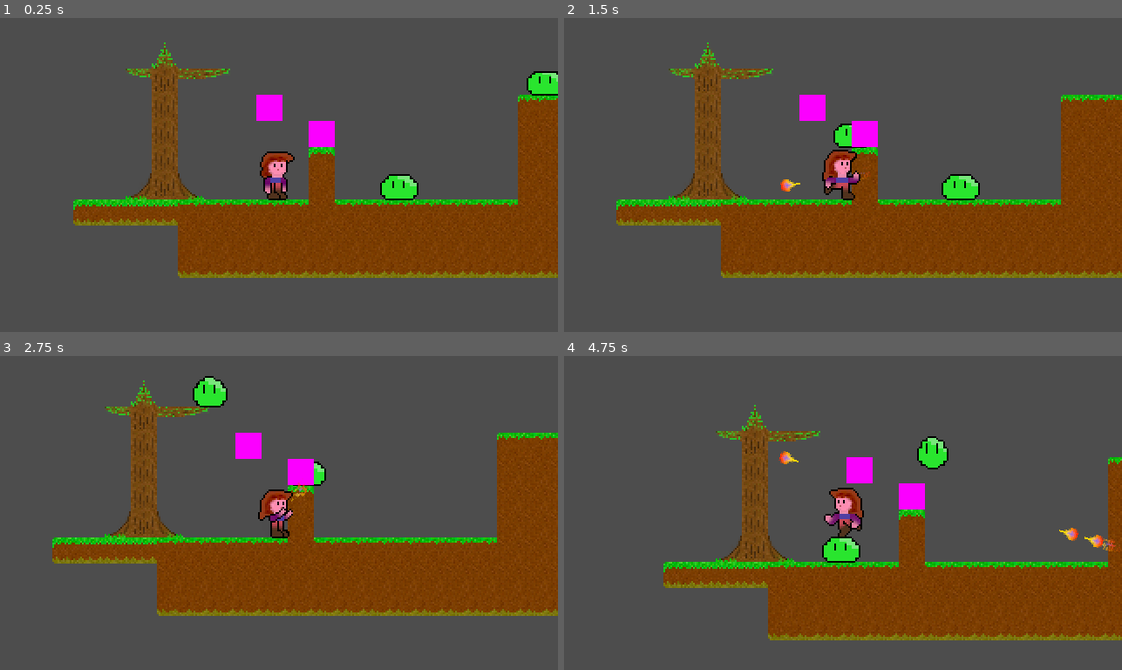
Above: before the commit, frames 1-4 (two rows, left to right).
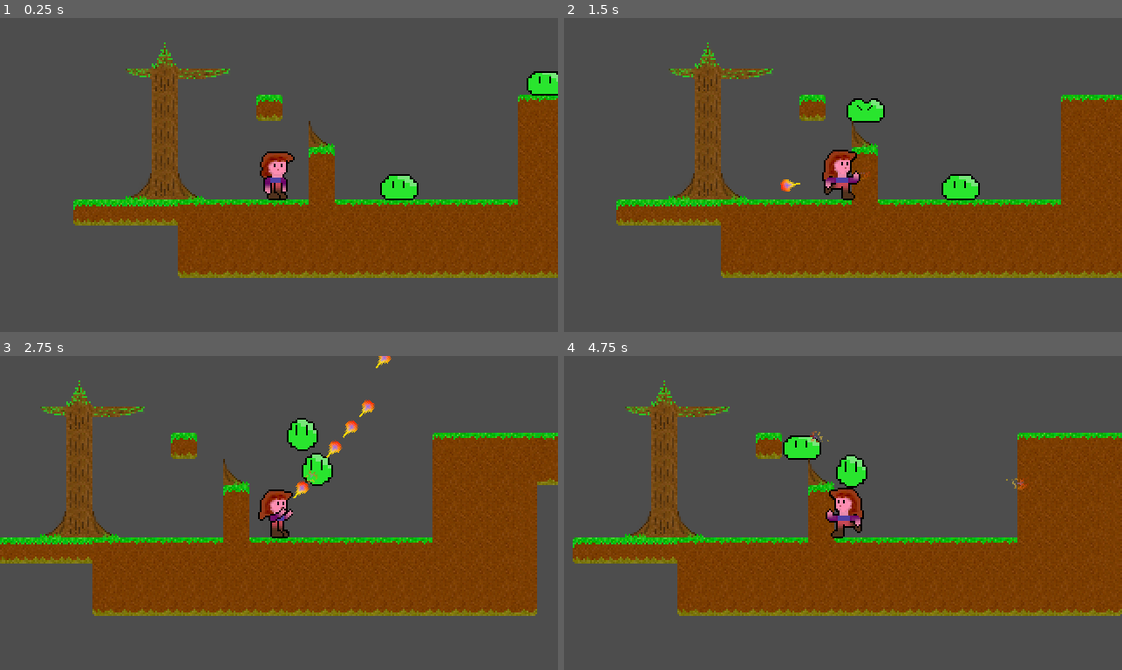
Above: after the commit, the same moments.

Repository: Teaching-myself-Godot/godot-zelia
Game: Godot game, scene res://game.tscn
The game is run twice, just before and just after one commit, with the same random seed, the same clock (stepped at 60 frames per second) and the same inputs.
Inputs (mouse positions are in pixels of both pictures, inside the frame that each line leads up to):
- Up to frame 1 (0.25 s): no input
- Up to frame 2 (1.5 s): move the mouse to (965, 159) at 0.52 s; press the mouse at (965, 159) at 0.53 s; hold D (Run right) from 0.53 s (still down); tap W (Jump) at 0.77 s; move the mouse to (731, 190) at 1.27 s; release the mouse at (731, 190) at 1.28 s; click (731, 190) at 1.35 s
- Up to frame 3 (2.75 s): tap W (Jump) at 1.52 s; move the mouse to (334, 443) at 2.02 s; release D (Run right) at 2.03 s; press the mouse at (334, 443) at 2.03 s; hold A (Run left) from 2.03 s (still down)
- Up to frame 4 (4.75 s): move the mouse to (815, 575) at 2.77 s; release A (Run left) at 2.78 s; release the mouse at (815, 575) at 2.78 s; hold D (Run right) 2.78-4.28 s; click (815, 575) at 2.85 s; tap W (Jump) at 3.02, 3.77, 4.52 s; move the mouse to (1010, 560) at 3.52 s; press the mouse at (1010, 560) at 3.53 s; move the mouse to (675, 465) at 4.27 s; release the mouse at (675, 465) at 4.28 s; hold A (Run left) from 4.28 s (still down); click (675, 465) at 4.35 s

The runs differ from the first frame. In frame 1, 0.8% of the frame differs, in the area x 45-60%, y 24-42%; in frame 2, 1.5%; in frame 3, 20%; in frame 4, 30%, in the area x 1-100%, y 7-91%.

Commit message:
finishes stage on of BreakableTile.

Diff:
--- a/game.gd
+++ b/game.gd
@@ -10,11 +10,15 @@
 	spell.velocity = Vector2.from_angle(direction) * 150.0
 
 
-func _on_breakable_terrains_add_breakable_tile(target_pos, texture, texture_pos, collisigon):
-	var new_tile : StaticBody2D = BreakableTile.instantiate()
-	new_tile.position = target_pos
+func _on_breakable_terrains_add_breakable_tile(
+	target_pos  : Vector2,
+	texture     : Texture2D,
+	texture_pos : Vector2i,
+	collisigon  : PackedVector2Array
+):
+	var new_tile = BreakableTile.instantiate()
+	new_tile.position    = target_pos
+	new_tile.texture     = texture
+	new_tile.texture_pos = texture_pos
+	new_tile.collisigon  = collisigon
 	add_child.call_deferred(new_tile)
-	print("Target position of BreakableTile:   " + str(target_pos))
-	print("Atlas texture resource dir:         " + str(texture.resource_path))
-	print("Position of this tile in the atlas: " + str(texture_pos))
-	print("Collision polygon of this tile:     " + str(collisigon))
--- /dev/null
+++ b/tiles/breakable_tile.gd
@@ -0,0 +1,10 @@
+extends StaticBody2D
+
+@export var texture     : Texture2D
+@export var texture_pos : Vector2i
+@export var collisigon  : PackedVector2Array
+
+func _ready():
+	$Sprite2D.set_texture(texture)
+	$Sprite2D.region_rect = Rect2(texture_pos.x, texture_pos.y, 15, 15)
+	$CollisionPolygon2D.polygon = collisigon
--- a/tiles/breakable_tile.tscn
+++ b/tiles/breakable_tile.tscn
@@ -1,13 +1,18 @@
-[gd_scene load_steps=2 format=3 uid="uid://uaypoj8qbq3r"]
+[gd_scene load_steps=3 format=3 uid="uid://uaypoj8qbq3r"]
 
 [ext_resource type="Texture2D" uid="uid://dyloou1e2j4lu" path="res://tiles/placeholder.png" id="1_fqoo5"]
+[ext_resource type="Script" path="res://tiles/breakable_tile.gd" id="1_sdlfy"]
 
 [node name="BreakableTile" type="StaticBody2D"]
+collision_layer = 3
+collision_mask = 3
+script = ExtResource("1_sdlfy")
 metadata/_edit_group_ = true
 
 [node name="Sprite2D" type="Sprite2D" parent="."]
 position = Vector2(7.5, 7.5)
 texture = ExtResource("1_fqoo5")
+region_enabled = true
 
 [node name="CollisionPolygon2D" type="CollisionPolygon2D" parent="."]
 position = Vector2(7.5, 7.5)
